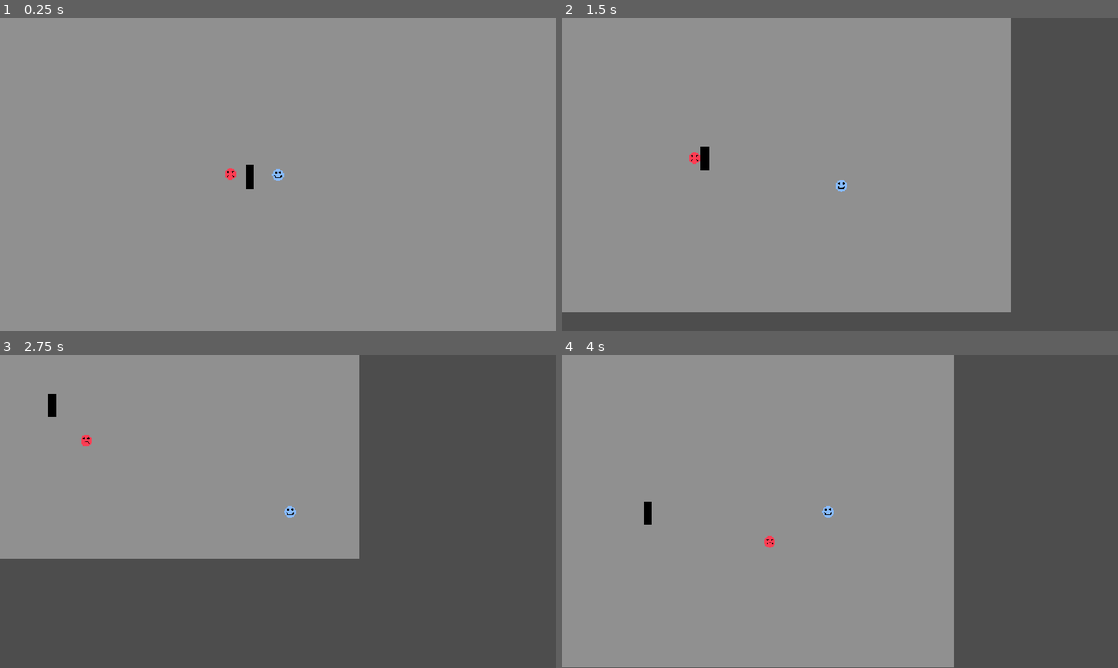
Above: before the commit, frames 1-4 (two rows, left to right).
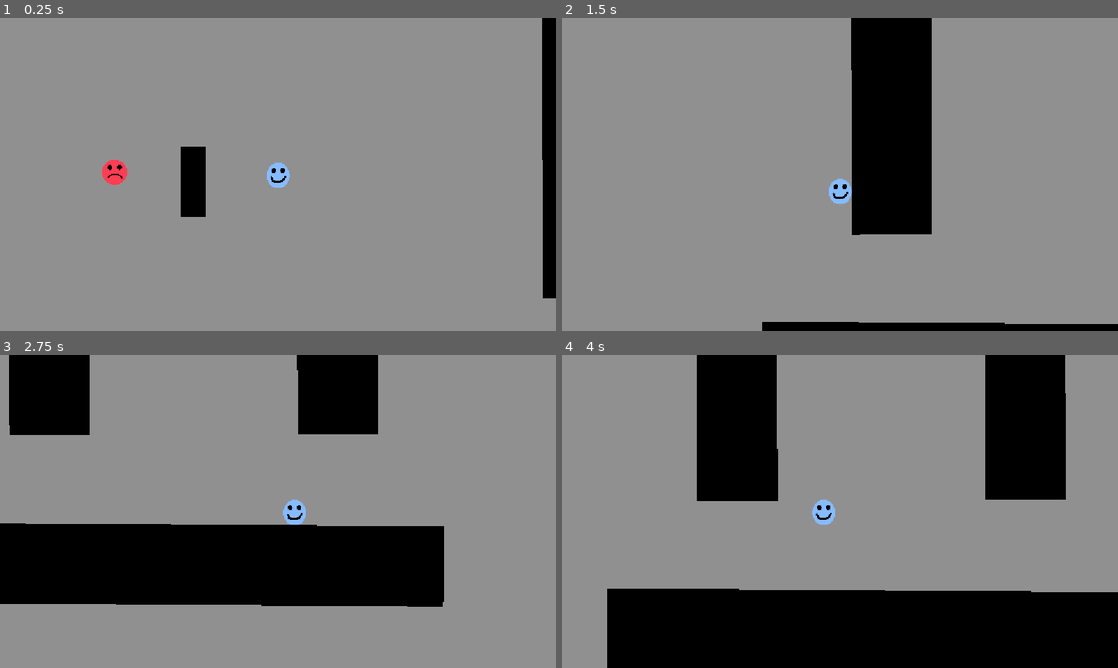
Above: after the commit, the same moments.

Repository: timothytse13/HvP
Game: Godot game, scene res://scene/main.tscn
Same seed, same stepped clock (60 frames per second), same inputs: the game is played once before the commit and once after it.
Inputs:
- Up to frame 1 (0.25 s): no input
- Up to frame 2 (1.5 s): hold D (right) 0.53-1.28 s; hold S (down) from 1.28 s (still down)
- Up to frame 3 (2.75 s): release S (down) at 2.03 s; hold D (right) from 2.03 s (still down)
- Up to frame 4 (4 s): release D (right) at 2.78 s; hold W (up) 2.78-3.53 s; hold A (left) from 3.53 s (still down)

The runs differ from the first frame. In frame 1, 3.9% of the frame differs, in the area x 18-100%, y 0-90%; in frame 2, 34%; in frame 3, 72%, in the area x 0-100%, y 0-100%; in frame 4, 52%.

Commit message:
Adjusted player camera, added obstacles, adjusted collision layer mask

Diff:
--- a/project.godot
+++ b/project.godot
@@ -52,9 +52,16 @@
 ]
 }
 
+[layer_names]
+
+2d_physics/layer_1="Player"
+2d_physics/layer_2="Enemy"
+2d_physics/layer_3="wall"
+
 [physics]
 
 3d/physics_engine="Jolt Physics"
+common/physics_interpolation=true
 
 [rendering]
 
--- a/scene/enemy.gd
+++ b/scene/enemy.gd
@@ -1,7 +1,7 @@
 extends CharacterBody2D
 
 
-const SPEED = 150.0
+const SPEED = 100.0
 
 
 var player: CharacterBody2D
--- a/scene/main.tscn
+++ b/scene/main.tscn
@@ -13,43 +13,121 @@
 [node name="Main" type="Node2D" unique_id=1013720349]
 
 [node name="ColorRect" type="ColorRect" parent="." unique_id=1491615867]
-offset_right = 1152.0
-offset_bottom = 648.0
+offset_left = -6.0
+offset_top = -2.0
+offset_right = 1146.0
+offset_bottom = 646.0
 color = Color(0.5649617, 0.5649616, 0.5649616, 1)
 
 [node name="Objects" type="Node2D" parent="." unique_id=345714413]
 
 [node name="Player" parent="Objects" unique_id=806310312 instance=ExtResource("1_itxqv")]
 position = Vector2(575, 325)
-
-[node name="TestObject" parent="Objects" unique_id=1373748153 instance=ExtResource("2_v0l8b")]
-position = Vector2(508, 306)
+scale = Vector2(0.6672624, 0.726332)
+collision_mask = 6
 
 [node name="Enemy" parent="Objects" unique_id=81298573 instance=ExtResource("3_wp4xf")]
 position = Vector2(439, 322)
+scale = Vector2(0.7326332, 0.7261702)
+collision_layer = 2
+collision_mask = 5
 
 [node name="Boundary" type="Node2D" parent="." unique_id=263660475]
 
 [node name="Border" type="StaticBody2D" parent="Boundary" unique_id=1640782485]
+collision_layer = 4
+collision_mask = 0
 
 [node name="CollisionShape2D" type="CollisionShape2D" parent="Boundary/Border" unique_id=869743673]
 position = Vector2(-10, 325)
 shape = SubResource("RectangleShape2D_a4kta")
 
 [node name="Border2" type="StaticBody2D" parent="Boundary" unique_id=353907429]
+collision_layer = 4
+collision_mask = 0
 
 [node name="CollisionShape2D" type="CollisionShape2D" parent="Boundary/Border2" unique_id=1405863285]
 position = Vector2(1162, 320.25)
 shape = SubResource("RectangleShape2D_a4kta")
 
 [node name="StaticBody2D" type="StaticBody2D" parent="Boundary" unique_id=712541119]
+collision_layer = 4
+collision_mask = 0
 
 [node name="CollisionShape2D" type="CollisionShape2D" parent="Boundary/StaticBody2D" unique_id=1284439710]
 position = Vector2(576, -10)
 shape = SubResource("RectangleShape2D_h6au5")
 
 [node name="StaticBody2D2" type="StaticBody2D" parent="Boundary" unique_id=1537132707]
+collision_layer = 4
+collision_mask = 0
 
 [node name="CollisionShape2D" type="CollisionShape2D" parent="Boundary/StaticBody2D2" unique_id=1044405722]
 position = Vector2(575.5, 658)
 shape = SubResource("RectangleShape2D_h6au5")
+
+[node name="Environment" type="Node2D" parent="." unique_id=1692691972]
+
+[node name="Wall2" parent="Environment" unique_id=1373748153 instance=ExtResource("2_v0l8b")]
+position = Vector2(37, 0)
+collision_layer = 4
+collision_mask = 0
+
+[node name="Wall" parent="Environment" unique_id=1884591356 instance=ExtResource("2_v0l8b")]
+position = Vector2(508, 306)
+collision_layer = 4
+collision_mask = 0
+
+[node name="Wall3" parent="Environment" unique_id=724156557 instance=ExtResource("2_v0l8b")]
+position = Vector2(218.00002, 106)
+scale = Vector2(1.0043256, 1.2178233)
+collision_layer = 4
+collision_mask = 0
+
+[node name="Wall4" parent="Environment" unique_id=1448729545 instance=ExtResource("2_v0l8b")]
+position = Vector2(325, 104)
+scale = Vector2(1.0043256, 1.2178233)
+collision_layer = 4
+collision_mask = 0
+
+[node name="Wall5" parent="Environment" unique_id=1796463031 instance=ExtResource("2_v0l8b")]
+position = Vector2(246, 199)
+rotation = -1.5733367
+scale = Vector2(1.0017567, 1.4523954)
+collision_layer = 4
+collision_mask = 0
+
+[node name="Wall6" parent="Environment" unique_id=1203009691 instance=ExtResource("2_v0l8b")]
+position = Vector2(246.00005, 84.00001)
+rotation = -1.5733367
+scale = Vector2(1.0017567, 1.4523954)
+collision_layer = 4
+collision_mask = 0
+
+[node name="Wall7" parent="Environment" unique_id=2091210057 instance=ExtResource("2_v0l8b")]
+position = Vector2(956.00006, 47)
+rotation = -1.5733367
+scale = Vector2(-21.30963, 1.155643)
+collision_layer = 4
+collision_mask = 0
+
+[node name="Wall8" parent="Environment" unique_id=259186235 instance=ExtResource("2_v0l8b")]
+position = Vector2(757, 48)
+rotation = -1.5733367
+scale = Vector2(-21.30963, 1.155643)
+collision_layer = 4
+collision_mask = 0
+
+[node name="Wall9" parent="Environment" unique_id=1946279720 instance=ExtResource("2_v0l8b")]
+position = Vector2(1058, 472.99997)
+rotation = 0.0068517923
+scale = Vector2(-21.30963, 1.155643)
+collision_layer = 4
+collision_mask = 0
+
+[node name="Wall10" parent="Environment" unique_id=199308584 instance=ExtResource("2_v0l8b")]
+position = Vector2(253.00005, 241.00002)
+rotation = -1.5755969
+scale = Vector2(-21.30963, 1.155643)
+collision_layer = 4
+collision_mask = 0
--- a/scene/player.tscn
+++ b/scene/player.tscn
@@ -20,5 +20,6 @@
 shape = SubResource("CapsuleShape2D_h6au5")
 
 [node name="Camera2D" type="Camera2D" parent="." unique_id=806857061]
+zoom = Vector2(3, 3)
 position_smoothing_enabled = true
 position_smoothing_speed = 10.0
